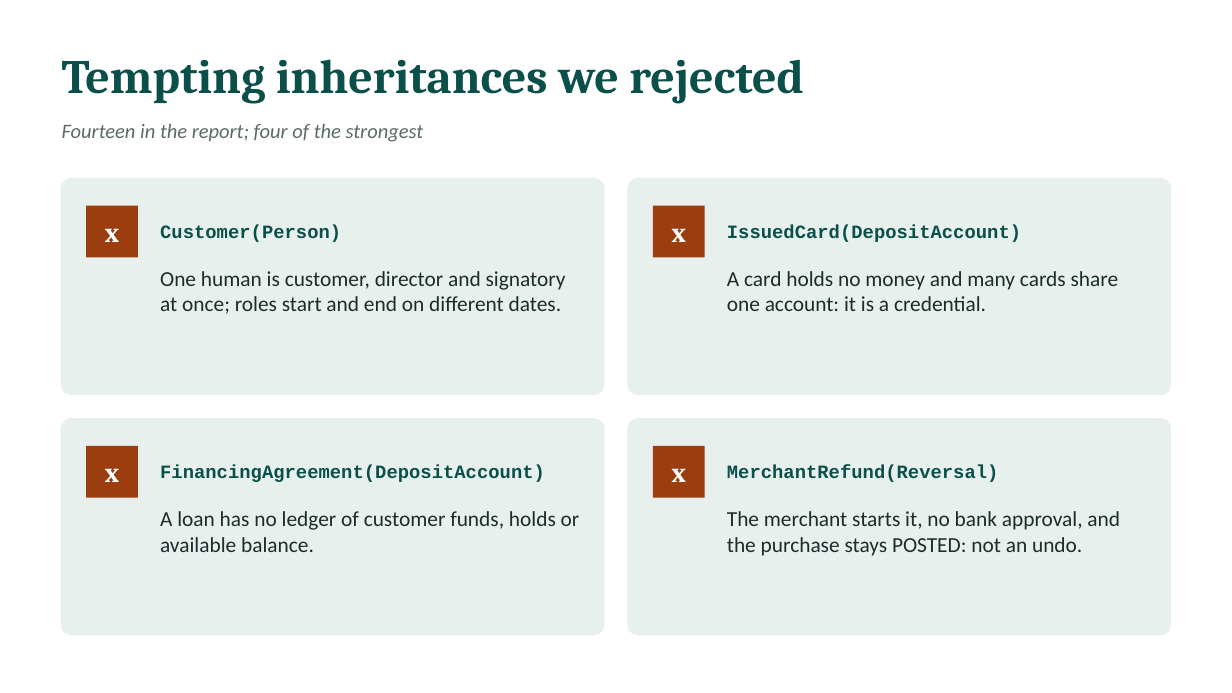
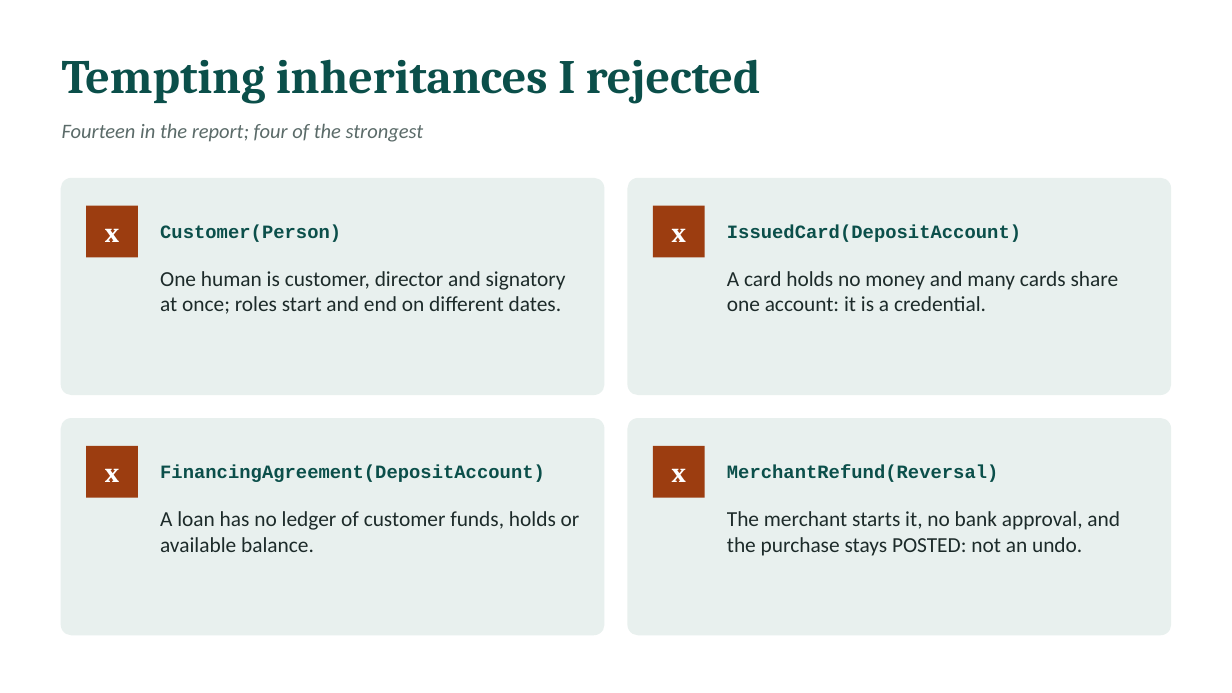
Before and after one commit to l255668-hash/commercial-banking, a slide deck: slide 13 of docs/Viva_Presentation.pptx (slide 9 before the commit). Drawn at 1232x693 pixels with LibreOffice and Linux fonts; fonts in the diff are those of the drawing. Boxes give left, top, right and bottom in pixels: in the first picture for what was removed or moved away, otherwise in the second. Text is boxed around its words. In the diff, an @@ line names an element or a change of style, - is before the commit and + after.

```diff
--- a/docs/Viva_Presentation.pptx
+++ b/docs/Viva_Presentation.pptx
@@ text at box(62, 59, 760, 103): text changed @@
-Tempting inheritances we rejected
+Tempting inheritances I rejected
```
Also in this commit, not shown: 2 other slides changed, 8 slides added, 3 slides removed, 6 other files.
